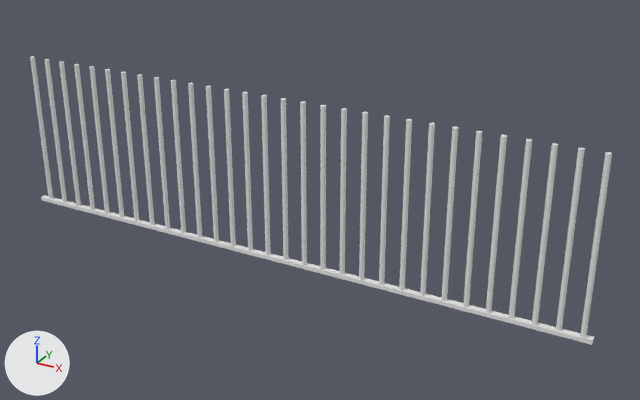
Before and after pictures for a commit that changed the FBX model Snowman-Run/Assets/Materials/3dModels/cage.fbx.
One viewpoint serves both versions: a camera (50 mm lens) standing at (7.52, -8.02, 4.9) and looking at (3.0, 0.2, 0.79). The lights are fixed; the arrows at lower left show +X, +Y and +Z. Where no turn or scale is listed for an object, it has been applied to the vertices.

The first picture shows '1', '1b', '2', '2b', '3', '3b'.
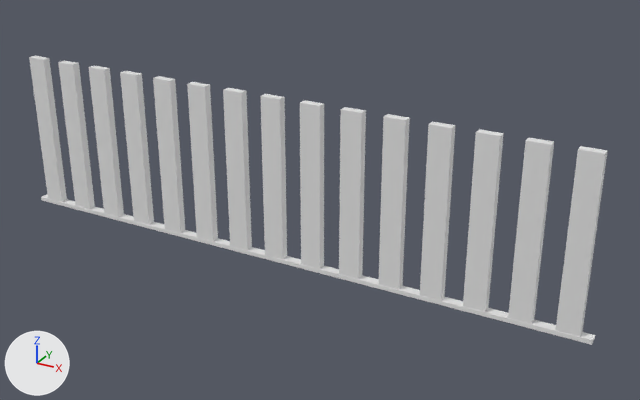
The newer file is also turned or shifted as a whole; pictures and numbers use the older file's frame.

Changed parts and their boxes (x1, y1, x2, y2) in the pictures (640 x 400 px):
'Gate', added
    after: (29, 56, 608, 337)
'3', deleted
    before: (379, 115, 612, 338)
'2', deleted
    before: (188, 83, 368, 280)
'1', deleted
    before: (30, 56, 186, 234)

Diff of the bpy script that builds the scene:
```diff
--- a/Snowman-Run/Assets/Materials/3dModels/cage.fbx.py
+++ b/Snowman-Run/Assets/Materials/3dModels/cage.fbx.py
@@ me_mesh_1 @@
+me_mesh_1.from_pydata(...)  # 120 vertices, 90 faces; spans x -0.12..7.12, y -0.05..0.05, z -1.0..1.0
@@ ob_1 @@
-ob_1 = bpy.data.objects.new('1', me_mesh)
-ob_1.location = (-1.1, 0.0, 1.0)
@@ ob_3 @@
-ob_3 = bpy.data.objects.new('3', me_mesh_002)
-ob_3.location = (3.9, 0.0, 1.0)
@@ ob_2 @@
-ob_2 = bpy.data.objects.new('2', me_mesh_001)
-ob_2.location = (1.4, 0.0, 1.0)
@@ ob_gate @@
+ob_gate = bpy.data.objects.new('Gate', me_mesh_1)
+ob_gate.location = (-1.0, 0.019, 1.0)
```
